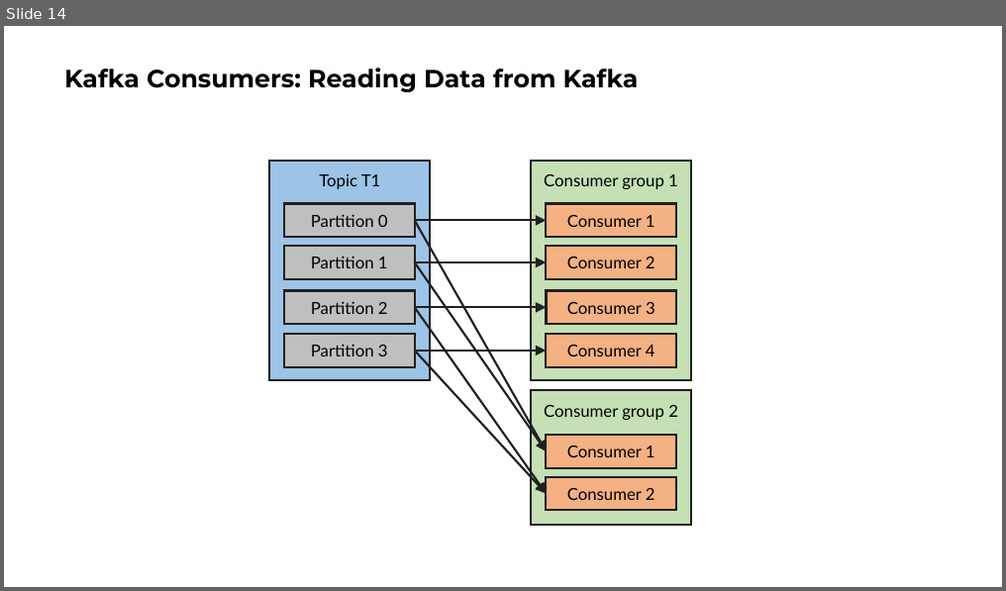
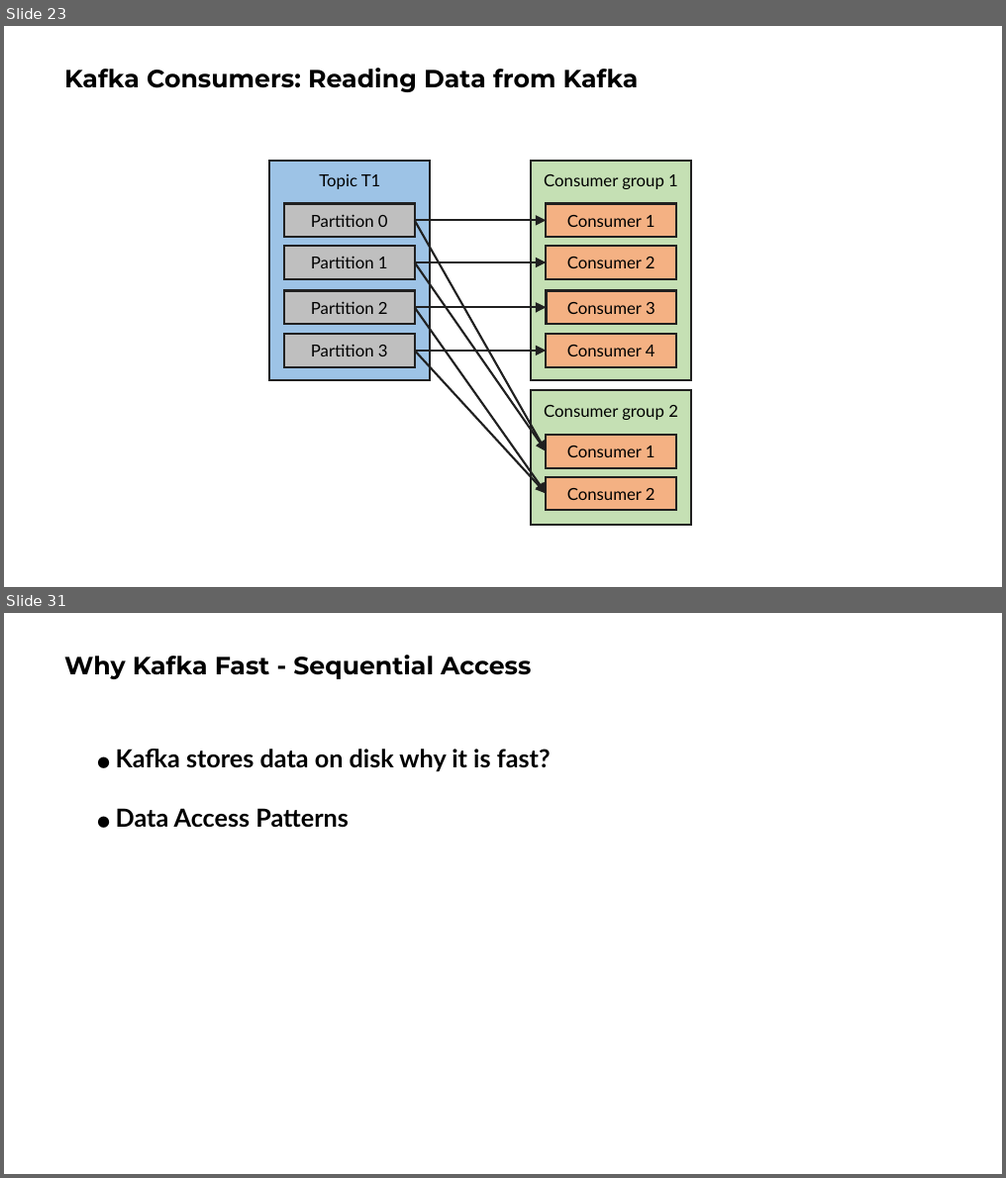
Before and after one commit to ngoctd314/tech-talk, a slide deck: kafka/slide.pptx. Shown one above the other, each under a label of ours: slide 14 before the commit, slides 23 and 31 after it; the slides between them are not shown. The pictures are 1006x591 and 1006x1178 pixels, drawn with LibreOffice and Linux fonts; fonts in the diff are those of the drawing. Boxes give left, top, right and bottom in pixels: in the first picture for what was removed or moved away, otherwise in the second. Text is boxed around its words. In the diff, an @@ line names an element or a change of style, - is before the commit and + after.

Commit message:
basic kafka

```diff
--- a/kafka/slide.pptx
+++ b/kafka/slide.pptx
@@ slide 31 added at box(4, 613, 1002, 1174), background #FFFFFF @@
@@ title added at box(64, 655, 531, 679), 24 pt, text #000000, bold @@
+Why Kafka Fast - Sequential Access
@@ text added at box(116, 749, 550, 771), 24 pt, text #000000, bold @@
+● Kafka stores data on disk why it is fast?
@@ text added at box(116, 808, 349, 828), 24 pt, text #000000, bold @@
+● Data Access Patterns
@@ what was slide 14 is now slide 23 @@
```
Also in this commit, not shown: 8 slides changed, 20 other slides added, 6 slides removed, 4 other files.
